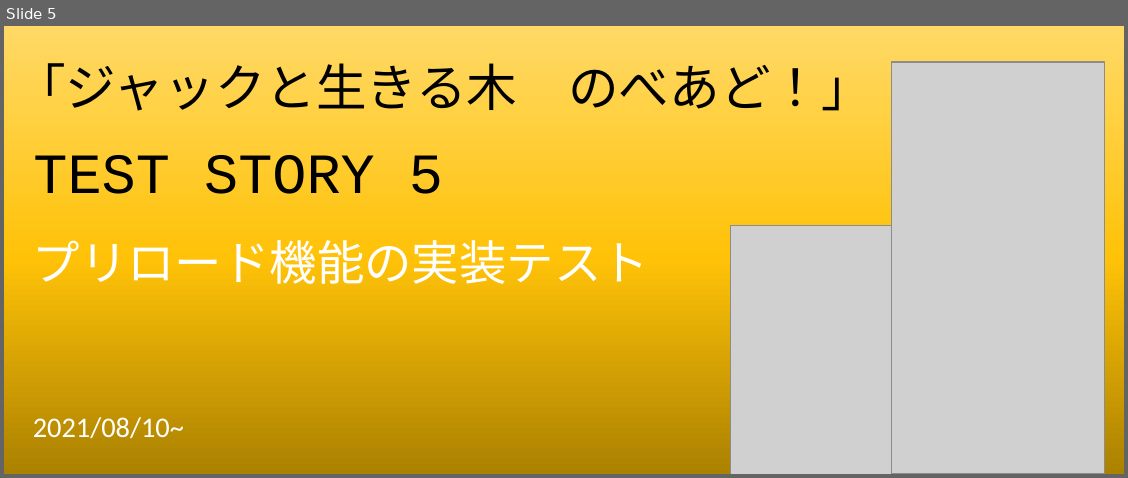
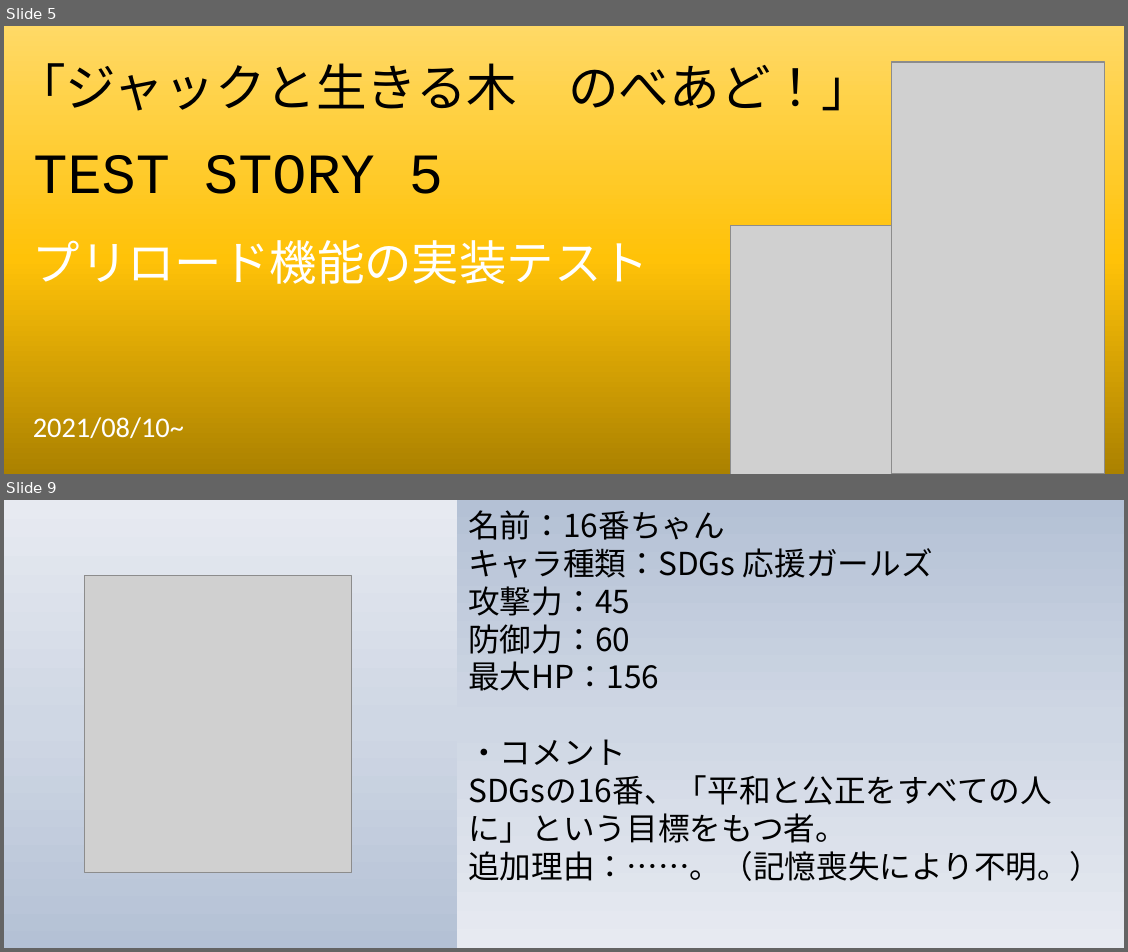
Before and after one commit to jackandalivingtree/nobeado, a slide deck: stories_pic/creator.pptx. Shown one above the other, each under a label of ours: slide 5 before the commit, slides 5 and 9 after it; the slides between them are not shown. The pictures are 1128x478 and 1128x952 pixels, drawn with LibreOffice and Linux fonts; fonts in the diff are those of the drawing; grey boxes stand for pictures. Boxes give left, top, right and bottom in pixels: in the first picture for what was removed or moved away, otherwise in the second. Text is boxed around its words. In the diff, an @@ line names an element or a change of style, - is before the commit and + after.

```diff
--- a/stories_pic/creator.pptx
+++ b/stories_pic/creator.pptx
@@ slide 9 added at bbox=[4, 500, 1124, 948], background #FFFFFF @@
@@ rectangle added at bbox=[4, 500, 457, 948], fill gradient #B4C1D6 to #D0D8E4 to #E8EBF1 @@
@@ rectangle added at bbox=[457, 500, 1124, 948], fill gradient #B4C1D6 to #D0D8E4 to #E8EBF1 @@
@@ text added at bbox=[468, 510, 1101, 881], 20 pt, text #000000 @@
+名前：16番ちゃん
+キャラ種類：SDGs 応援ガールズ
+攻撃力：45
+防御力：60
+最大HP：156
+・コメント
+SDGsの16番、「平和と公正をすべての人に」という目標をもつ者。
+追加理由：……。（記憶喪失により不明。）
@@ picture added at bbox=[69, 565, 402, 884] @@
@@ picture added at bbox=[84, 576, 351, 873] @@
```
Also in this commit, not shown: 4 other slides added, 30 other files.
